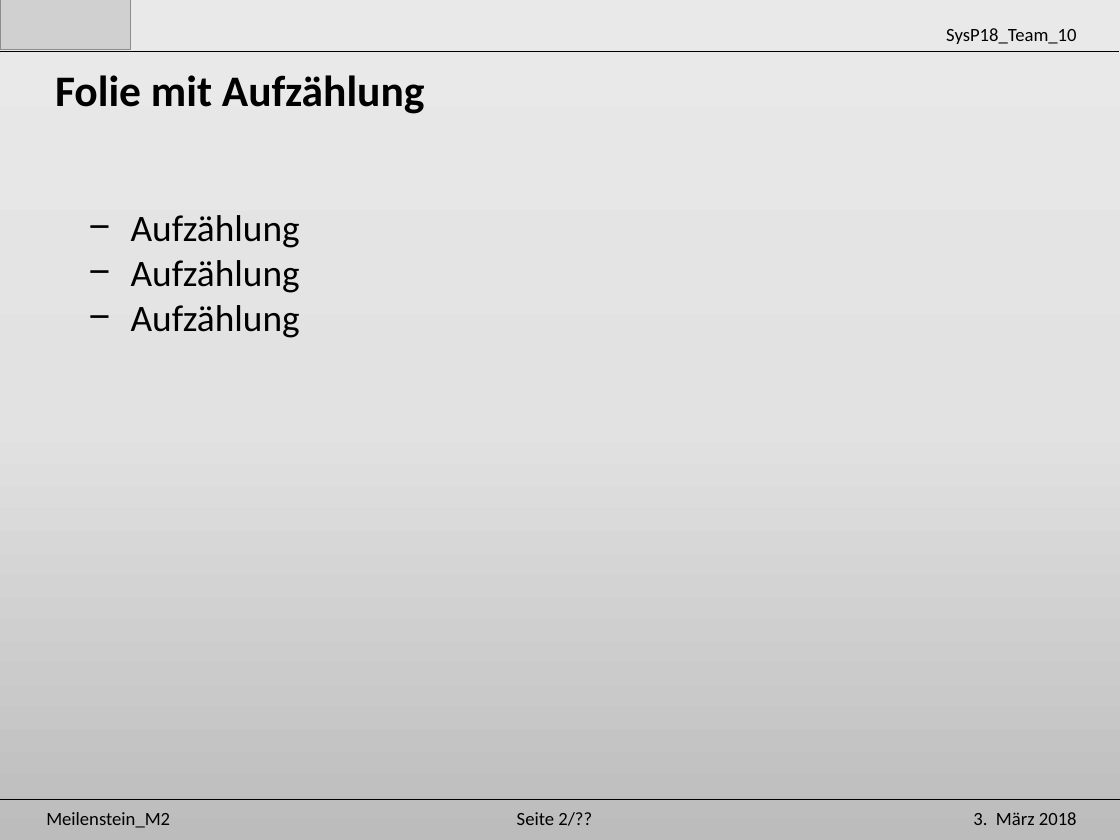
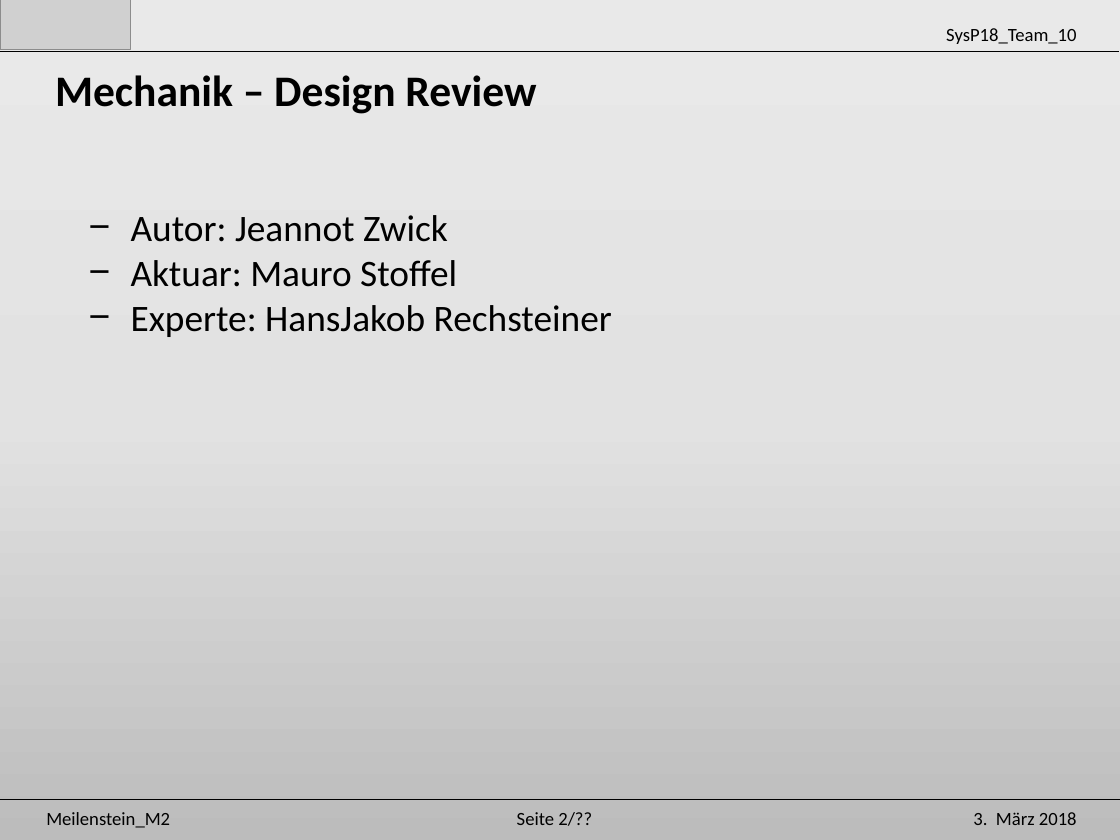
Before and after one commit to Unaqwyn/SysP18_1cv, a slide deck: slide 4 of 01_Organisation/02_Meilensteine/m2/Praesentation_m2.pptx (slide 19 before the commit). Drawn at 1120x840 pixels with LibreOffice and Linux fonts; fonts in the diff are those of the drawing; grey boxes stand for pictures. Boxes give left, top, right and bottom in pixels: in the first picture for what was removed or moved away, otherwise in the second. Text is boxed around its words. In the diff, an @@ line names an element or a change of style, - is before the commit and + after.

```diff
--- a/01_Organisation/02_Meilensteine/m2/Praesentation_m2.pptx
+++ b/01_Organisation/02_Meilensteine/m2/Praesentation_m2.pptx
@@ text at (55,75,536,114): text changed @@
-Folie mit Aufzählung
+Mechanik – Design Review
@@ text at (131,215,612,337): text changed @@
-− Aufzählung
-− Aufzählung
-− Aufzählung
+− Autor: Jeannot Zwick
+− Aktuar: Mauro Stoffel
+− Experte: HansJakob Rechsteiner
```
Also in this commit, not shown: 11 other slides changed.
